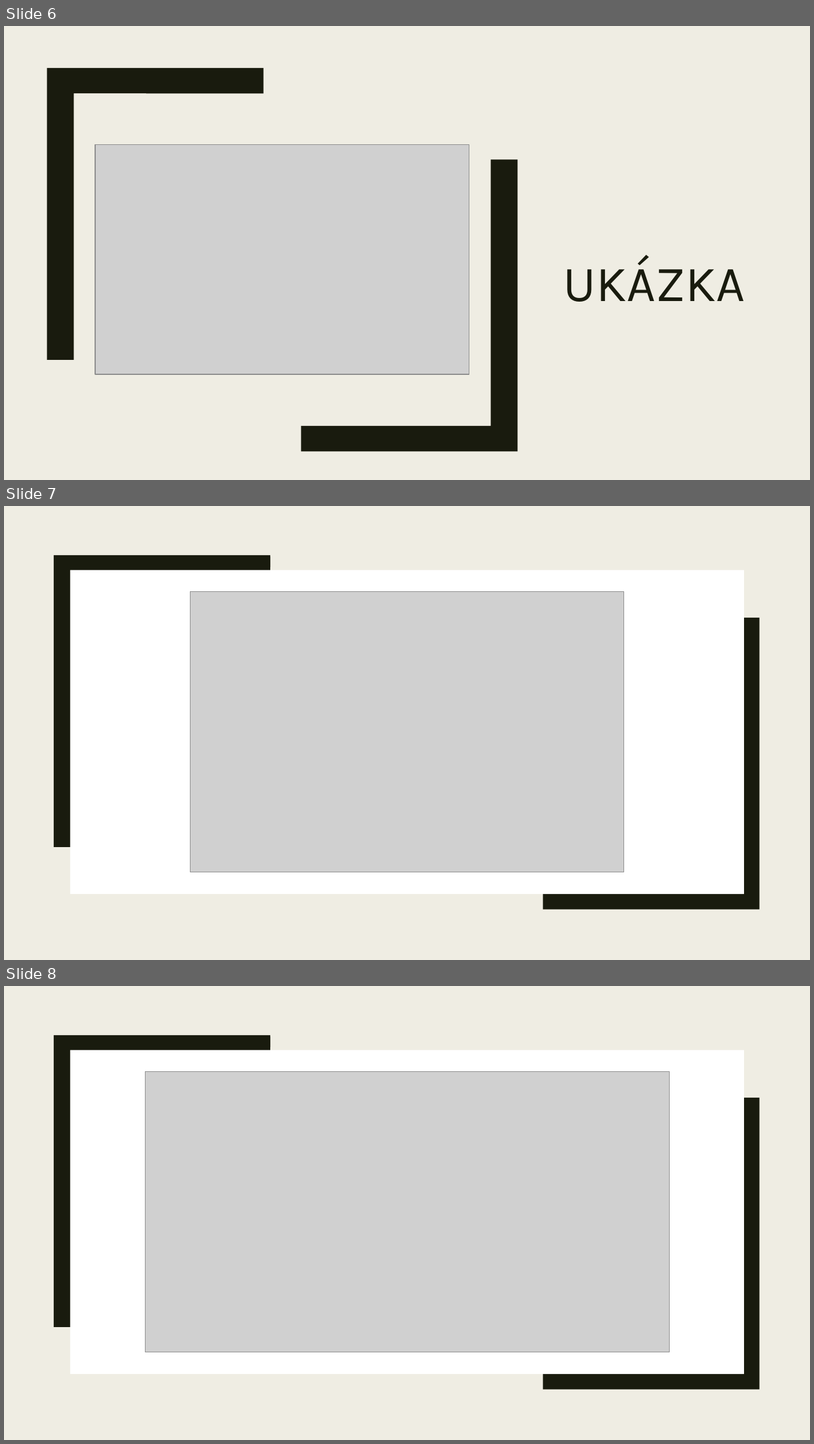
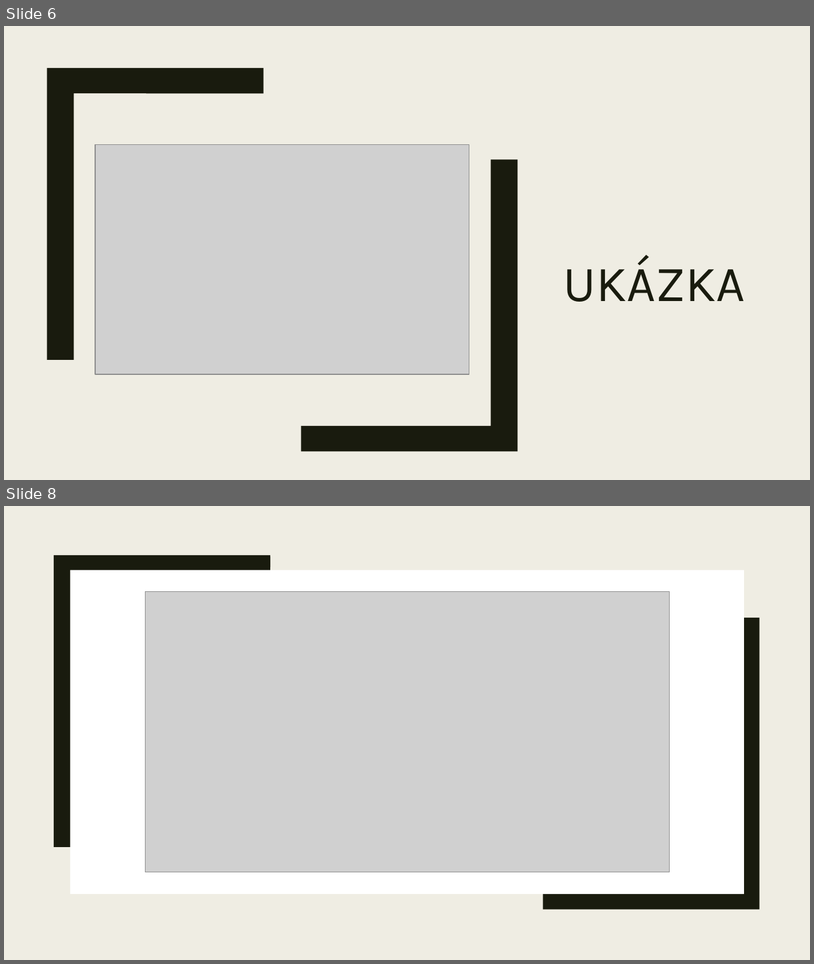
Before and after one commit to iFASHi44/Maturitn-projekt, a slide deck: Dokumenty/Prezentace aktuálního postupu.pptx. Shown one above the other, each under a label of ours: slides 6, 7 and 8 before the commit, slides 6 and 8 after it; the slides between them are not shown. The pictures are 814x1444 and 814x964 pixels, drawn with LibreOffice and Linux fonts; fonts in the diff are those of the drawing; grey boxes stand for pictures. Boxes give left, top, right and bottom in pixels: in the first picture for what was removed or moved away, otherwise in the second. Text is boxed around its words. In the diff, an @@ line names an element or a change of style, - is before the commit and + after.

```diff
--- a/Dokumenty/Prezentace aktuálního postupu.pptx
+++ b/Dokumenty/Prezentace aktuálního postupu.pptx
@@ slide 7 removed at (4,506,810,960), background #EFEDE3 @@
@@ rectangle removed at (4,506,810,960) @@
@@ rectangle removed at (35,506,51,960) @@
@@ freeform shape removed at (54,555,270,847) @@
@@ rectangle removed at (70,570,744,894) @@
@@ picture removed at (191,591,624,872) @@
@@ freeform shape removed at (543,618,760,909) @@
```
Also in this commit, not shown: 1 slide added, 2 other files.
